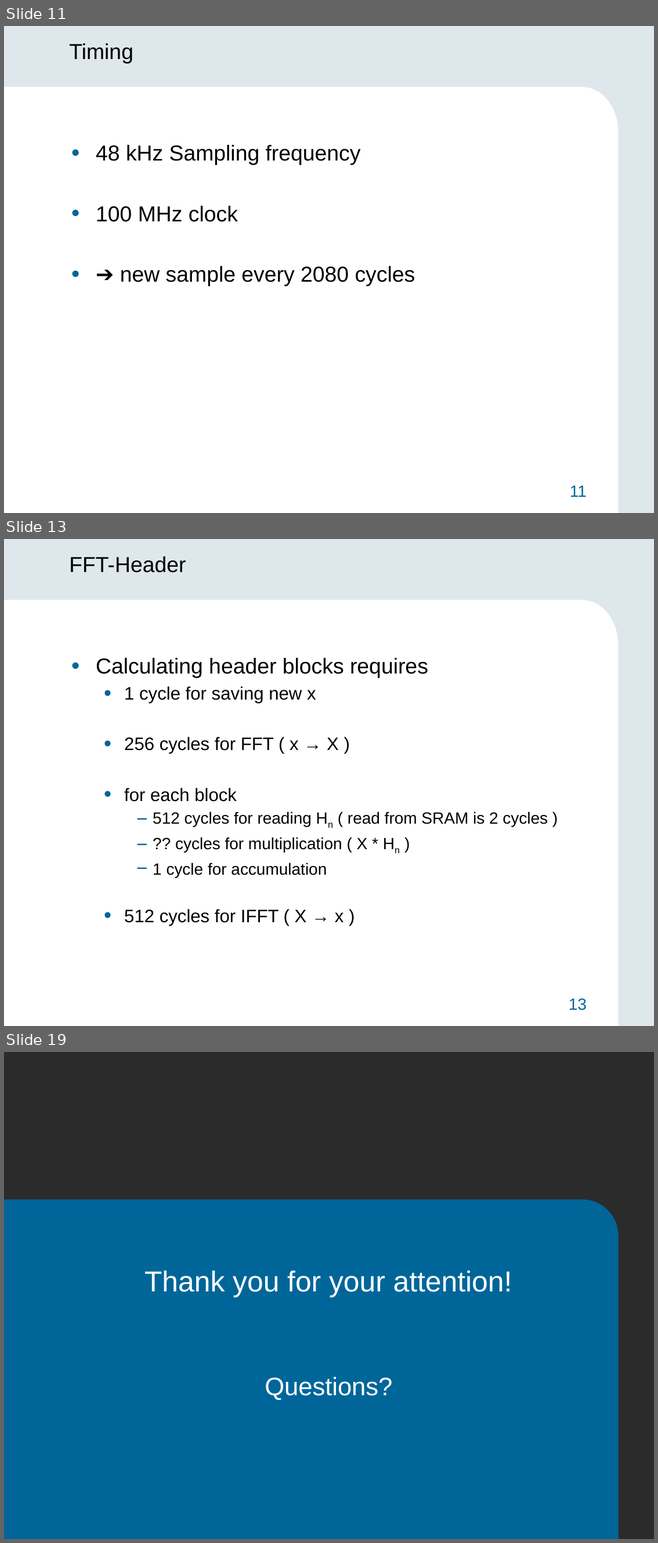
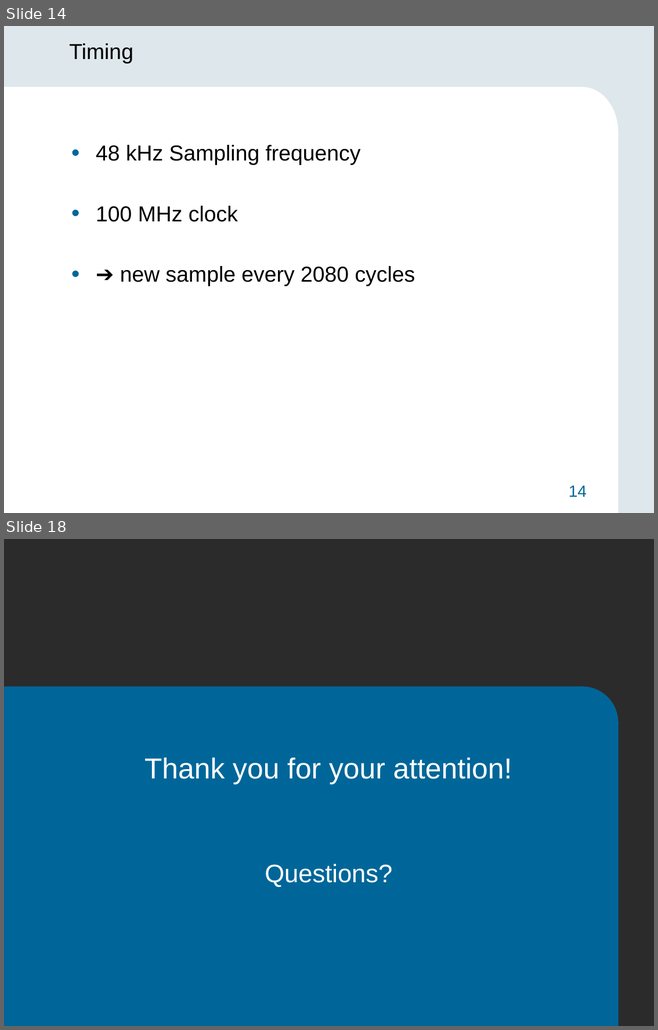
Before and after one commit to 1chor/hw_sw_codesign, a slide deck: Präsentation/Midterm_Präsentation.pptx. Shown one above the other, each under a label of ours: slides 11, 13 and 19 before the commit, slides 14 and 18 after it; the slides between them are not shown. The pictures are 658x1543 and 658x1030 pixels, drawn with LibreOffice and Linux fonts; fonts in the diff are those of the drawing; background and template pictures are left out; a plain dark background stands for a picture behind light text. Boxes give left, top, right and bottom in pixels: in the first picture for what was removed or moved away, otherwise in the second. Text is boxed around its words. In the diff, an @@ line names an element or a change of style, - is before the commit and + after.

```diff
--- a/Präsentation/Midterm_Präsentation.pptx
+++ b/Präsentation/Midterm_Präsentation.pptx
@@ slide 13 removed at [4,539,654,1026], background #DEE7EC; not listed: 4 template elements that a slide beside it also shows @@
@@ title removed at [69,556,186,573] @@
-FFT-Header
@@ text removed at [96,658,547,926] @@
-• Calculating header blocks requires
-  • 1 cycle for saving new x
-  • 256 cycles for FFT ( x → X )
-  • for each block
-    − 512 cycles for reading Hn ( read from SRAM is 2 cycles )
-    − ?? cycles for multiplication ( X * Hn )
-    − 1 cycle for accumulation
-  • 512 cycles for IFFT ( X → x )
@@ what was slide 11 is now slide 14 @@
@@ page number at [568,485,586,497]: text changed @@
-11
+14
@@ what was slide 19 is now slide 18 @@
```
Also in this commit, not shown: 5 slides changed, 5 slides added, 5 other slides removed, 2 other files.
